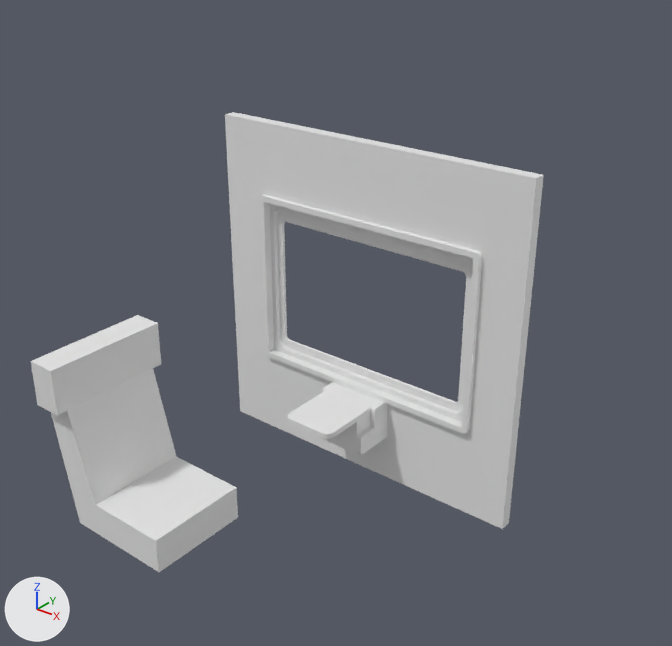
The Blender file CIS367_Term_Project/base_window.blend as it was, and as the next commit left it.
One viewpoint serves both versions: a 50 mm lens placed at (6.93, -6.91, 6.76), pointed at (0.45, 1.18, 1.74). The axes (+X, +Y, +Z) are drawn at lower left. The lights are the same throughout.

Script lines for the objects in view, before the commit:
```python
me_base_window = bpy.data.meshes.new('base window')
me_base_window.from_pydata(...)  # 156 vertices, 168 faces; spans x -1.0..1.0, y -1.0..1.0, z 0.0..0.1
me_base_window.materials.append(None)
me_cube_001 = bpy.data.meshes.new('Cube.001')
me_cube_001.from_pydata(...)  # 26 vertices, 27 faces; spans x -0.68..7.04, y -1.62..5.36, z -8.84..1.0
me_plane = bpy.data.meshes.new('Plane')
me_plane.from_pydata(...)  # 136 vertices, 68 faces; spans x -1.18..1.18, y -1.0..1.0, z -0.59..0.0
ob_box = bpy.data.objects.new('box', me_plane)
ob_box.location = (0.03, 1.67, 0.14)
ob_box.scale = (0.391, 0.605, 1.0)
ob_cube = bpy.data.objects.new('Cube', me_cube_001)
ob_cube.location = (-0.67, 0.0, -0.87)
ob_cube.scale = (-0.246, -0.246, -0.246)
ob_window = bpy.data.objects.new('window', me_base_window)
ob_window.location = (0.0, 2.45, 1.29)
ob_window.rotation_euler = (1.571, 0.0, 0.0)  # degrees (90, 0, 0)
ob_window.scale = (2.42, 2.42, 2.42)
```
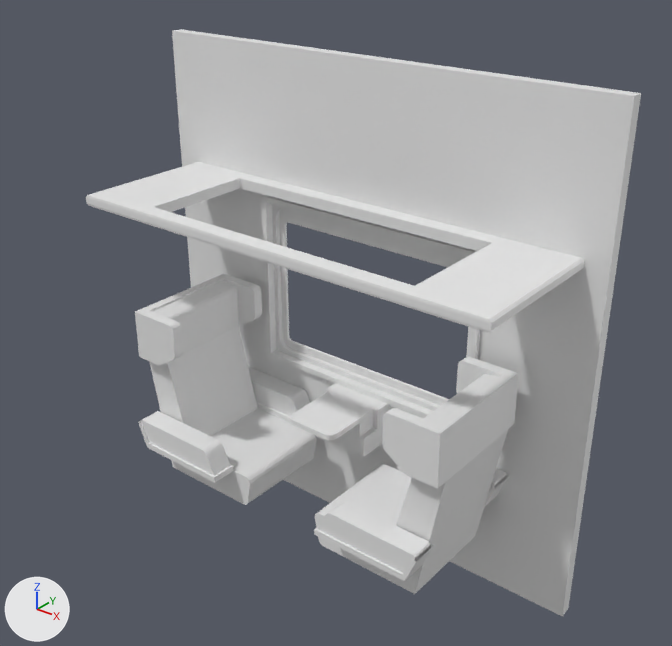
Location of each change, (x1, y1, x2, y2) in pixels of the pictures (672 x 646 px; the box of a moved part takes in the faces that stretch with it):
'window', reshaped, moved (47% wider, 41% taller): before (225, 112, 544, 529); after (172, 29, 641, 616)
'Cube', deleted: before (31, 315, 238, 572)
'left chair', added: after (135, 274, 317, 505)
'right chair', added: after (314, 357, 518, 594)
'top thing', added: after (86, 162, 584, 333)
'box', moved: before (287, 382, 388, 455); after (290, 383, 390, 456)
part 1 of me_base_window, moved or reshaped: before (225, 116, 267, 411); after (172, 32, 269, 370)
part 2 of me_base_window, moved or reshaped: before (241, 356, 502, 529); after (258, 357, 562, 616)
part 3 of me_base_window, moved or reshaped: before (225, 112, 544, 529); after (172, 29, 641, 616)

What the commit changed:
me_base_window is used by ob_window; location (0.0, 2.45, 1.29); rotation (1.571, 0.0, 0.0), in degrees (90, 0, 0); scale (2.42, 2.42, 2.42).
me_base_window had 156 vertices, 168 faces and spanned x -1.0..1.0, y -1.0..1.0, z 0.0..0.1.
me_base_window now has 156 vertices, 168 faces and spans x -1.42..1.39, y -1.39..1.43, z 0.0..0.1.
me_base_window part 1: all 2 vertices in x -1.0, y 1.0, z 0.0..0.07 are moved by (-0.42, 0.43, 0.0).
me_base_window part 2: all 2 vertices in x 1.0, y -1.0, z 0.0..0.07 are moved by (0.39, -0.39, 0.0).
me_base_window part 3: all 2 vertices in x 1.0, y 1.0, z 0.0..0.07 are moved by (0.39, 0.43, 0.0).
Mesh me_plane_001 is new.
It has 28 vertices, 26 faces and spans x -3.04..3.09, y -1.02..1.0, z 0.0..0.14.
Mesh me_cube_005 is new.
It has 156 vertices, 101 faces, 5 loose edges and spans x -2.35..8.17, y -1.0..10.81, z -3.72..10.02.
Object 'window' (ob_window) moves from (0.0, 2.45, 1.29) to (0.04, 2.45, 1.29).
Object 'box' (ob_box) moves from (0.03, 1.67, 0.14) to (0.08, 1.67, 0.14).
Object 'Cube' (ob_cube) is deleted.
Object 'top thing' (ob_top_thing) is new; it shows me_plane_001.
Its location is (0.0, 1.28, 2.77).
Object 'right chair' (ob_right_chair) is new; it shows me_cube_005.
Its location is (2.12, 2.1, -0.44).
Its rotation in degrees is (0, 0, 180).
Its scale is (0.181, 0.181, 0.181).
Object 'left chair' (ob_left_chair) is new; it shows a copy of me_cube_005.
Its location is (-1.97, 0.32, -0.44).
Its scale is (0.181, 0.181, 0.181).
